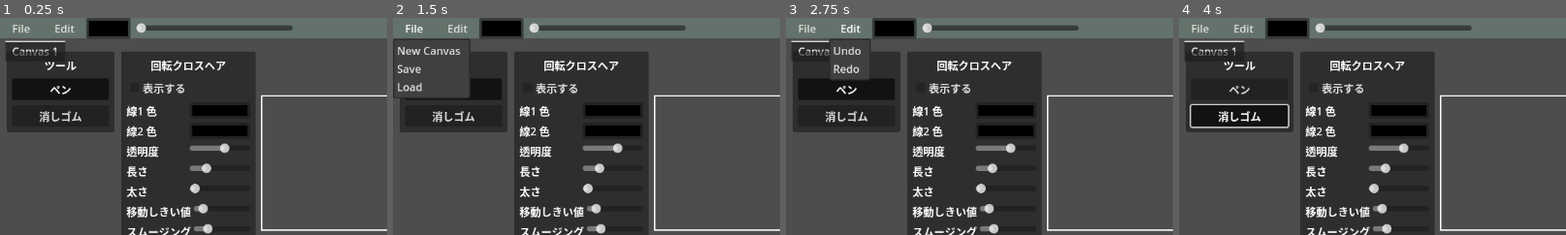
Above: before the commit, frames 1-4 (left to right).
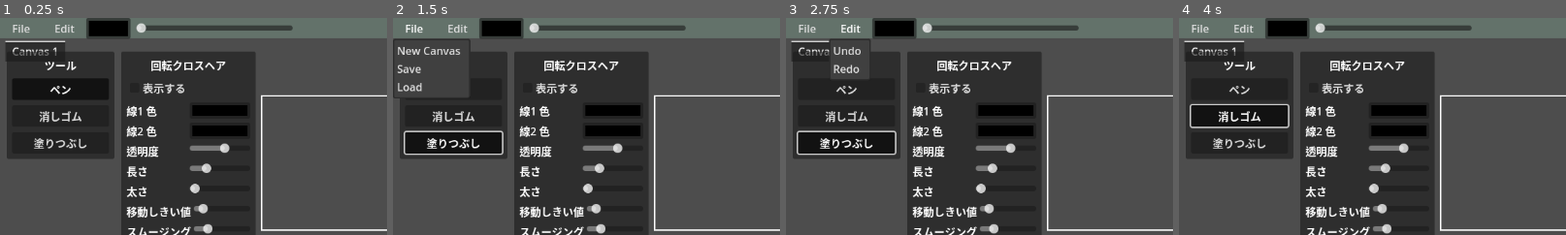
Above: after the commit, the same moments.

Repository: UnchiBurio/peintosoftGodot
Game: Godot game, scene res://Main.tscn
Same seed, same stepped clock (60 frames per second), same inputs: the game is played once before the commit and once after it.
Inputs (mouse positions are % of the whole screen's width and height, from its top left):
- Up to frame 1 (0.25 s): no input
- Up to frame 2 (1.5 s): click (8, 29) at 0.5 s, where only the run after the commit has a clickable "塗りつぶし"; click "File" at 1.25 s
- Up to frame 3 (2.75 s): click "Edit" at 2 s
- Up to frame 4 (4 s): click "ペン" at 2.75 s; click "消しゴム" at 3.5 s
The pictures show only the part of the screen within x 0-50%, y 0-50%; the shares and areas given below are measured in that part.

The runs differ from the first frame. In frame 1, 3.3% of the frame differs, in the area x 1-30%, y 52-65%; in frame 2, 3.4%; in frame 3, 3.4%, in the area x 1-30%, y 31-65%; in frame 4, 3.3%.

Commit message:
Add fill tool for canvas painting

Diff:
--- a/Main.gd
+++ b/Main.gd
@@ -10,6 +10,7 @@
 @onready var layer_manager = $VBoxContainer/LayerManagerScene
 @onready var brush_button: Button = $ToolWindow/MarginContainer/VBoxContainer/BrushButton
 @onready var eraser_button: Button = $ToolWindow/MarginContainer/VBoxContainer/EraserButton
+@onready var fill_button: Button = $ToolWindow/MarginContainer/VBoxContainer/FillButton
 @onready var crosshair_enabled_checkbox: CheckBox = $CrosshairWindow/MarginContainer/VBoxContainer/CrosshairEnabledCheckBox
 @onready var crosshair_primary_color_picker: ColorPickerButton = $CrosshairWindow/MarginContainer/VBoxContainer/CrosshairPrimaryColorRow/CrosshairPrimaryColorPicker
 @onready var crosshair_secondary_color_picker: ColorPickerButton = $CrosshairWindow/MarginContainer/VBoxContainer/CrosshairSecondaryColorRow/CrosshairSecondaryColorPicker
@@ -28,7 +29,7 @@
 var canvas_counter := 0  # 新規キャンバスの連番用
 
 # ツールの状態
-enum Tool {BRUSH, ERASER}
+enum Tool {BRUSH, ERASER, FILL}
 var current_tool = Tool.BRUSH
 var tool_button_group: ButtonGroup
 
@@ -249,33 +250,41 @@
 func _on_eraser_button_pressed():
 	_set_tool(Tool.ERASER)
 
+func _on_fill_button_pressed():
+	_set_tool(Tool.FILL)
+
 func _set_tool(tool: Tool):
 	current_tool = tool
 	_update_tool_buttons()
 
 func _setup_tool_buttons():
-	if !brush_button or !eraser_button:
+	if !brush_button or !eraser_button or !fill_button:
 		return
 
 	if brush_button.button_group:
 		tool_button_group = brush_button.button_group
 	elif eraser_button.button_group:
 		tool_button_group = eraser_button.button_group
+	elif fill_button.button_group:
+		tool_button_group = fill_button.button_group
 	else:
 		tool_button_group = ButtonGroup.new()
 
 	brush_button.toggle_mode = true
 	eraser_button.toggle_mode = true
+	fill_button.toggle_mode = true
 	brush_button.button_group = tool_button_group
 	eraser_button.button_group = tool_button_group
+	fill_button.button_group = tool_button_group
 	_update_tool_buttons()
 
 func _update_tool_buttons():
-	if !brush_button or !eraser_button:
+	if !brush_button or !eraser_button or !fill_button:
 		return
 
 	brush_button.button_pressed = current_tool == Tool.BRUSH
 	eraser_button.button_pressed = current_tool == Tool.ERASER
+	fill_button.button_pressed = current_tool == Tool.FILL
 
 func _on_canvas_updated():
 	if show_navigator:
--- a/Main.tscn
+++ b/Main.tscn
@@ -126,6 +126,13 @@
 button_group = SubResource("ButtonGroup_blarn")
 text = "消しゴム"
 
+[node name="FillButton" type="Button" parent="ToolWindow/MarginContainer/VBoxContainer"]
+layout_mode = 2
+size_flags_horizontal = 3
+toggle_mode = true
+button_group = SubResource("ButtonGroup_blarn")
+text = "塗りつぶし"
+
 [node name="NavigatorViewport" type="SubViewport" parent="."]
 size = Vector2i(200, 200)
 render_target_update_mode = 4
@@ -274,6 +281,7 @@
 
 [connection signal="pressed" from="ToolWindow/MarginContainer/VBoxContainer/BrushButton" to="." method="_on_brush_button_pressed"]
 [connection signal="pressed" from="ToolWindow/MarginContainer/VBoxContainer/EraserButton" to="." method="_on_eraser_button_pressed"]
+[connection signal="pressed" from="ToolWindow/MarginContainer/VBoxContainer/FillButton" to="." method="_on_fill_button_pressed"]
 [connection signal="color_changed" from="ColorPickerButton" to="." method="_on_color_picker_color_changed"]
 [connection signal="value_changed" from="HSlider" to="." method="_on_h_slider_value_changed"]
 [connection signal="toggled" from="CrosshairWindow/MarginContainer/VBoxContainer/CrosshairEnabledCheckBox" to="." method="_on_crosshair_enabled_toggled"]
--- a/canvas/CanvasInput.gd
+++ b/canvas/CanvasInput.gd
@@ -143,6 +143,13 @@
 								if edge != Vector2.ZERO:
 									paint_canvas._start_resize(edge, event.position)
 							else:
+								if main.current_tool == Main.Tool.FILL:
+									if paint_canvas.is_valid_draw_position(local_pos):
+										paint_canvas.start_stroke_recording()
+										paint_canvas.fill_at(local_pos, _get_stroke_color_for_tool(main))
+										paint_canvas.finish_stroke_recording()
+									paint_canvas.get_viewport().set_input_as_handled()
+									return
 								if !paint_canvas.is_drawing:
 									paint_canvas.start_stroke_recording()
 									paint_canvas.commit_line(local_pos, local_pos, _get_stroke_color_for_tool(main), Main.stroke_width)
--- a/canvas/PaintCanvas.gd
+++ b/canvas/PaintCanvas.gd
@@ -407,6 +407,52 @@
 
 	queue_redraw()
 
+func fill_at(position: Vector2, color: Color) -> void:
+	if not _is_position_in_canvas(position):
+		return
+	var start = Vector2i(floor(position.x), floor(position.y))
+	var target_color = _get_color_at_canvas_pos(start)
+	if _colors_match(target_color, color):
+		return
+	var stack: Array[Vector2i] = [start]
+	var visited := {}
+	var modified_chunks := {}
+	var locked_chunks := {}
+
+	while stack.size() > 0:
+		var pos = stack.pop_back()
+		if pos.x < 0 or pos.y < 0 or pos.x >= int(canvas_size.x) or pos.y >= int(canvas_size.y):
+			continue
+		var key = "%d_%d" % [pos.x, pos.y]
+		if visited.has(key):
+			continue
+		visited[key] = true
+
+		var current_color = _get_color_at_canvas_pos(pos)
+		if not _colors_match(current_color, target_color):
+			continue
+
+		_set_color_at_canvas_pos(pos, color, modified_chunks, locked_chunks)
+
+		stack.append(pos + Vector2i(1, 0))
+		stack.append(pos + Vector2i(-1, 0))
+		stack.append(pos + Vector2i(0, 1))
+		stack.append(pos + Vector2i(0, -1))
+
+	for chunk in locked_chunks.keys():
+		chunk.image.unlock()
+
+	for chunk in modified_chunks.values():
+		chunk.mark_dirty()
+		canvas_draw._pending_updates[chunk.position] = chunk
+		canvas_draw.chunk_update_times[chunk.position] = Time.get_ticks_msec()
+		if not chunk in active_chunks:
+			active_chunks.append(chunk)
+
+	canvas_draw.process_pending_updates(true)
+	queue_redraw()
+	emit_signal("canvas_updated")
+
 # チャンク内に塗りつぶし四角形を描画
 func _draw_filled_rect_in_chunk(chunk: CanvasChunk, rect: Rect2, color: Color) -> void:
 	# チャンクの有効範囲を定義
@@ -436,6 +482,33 @@
 	# 左辺
 	canvas_draw.draw_line_in_chunk_optimized(chunk, rect.position,
 		Vector2(rect.position.x, rect.end.y), color, width)
+
+func _colors_match(left: Color, right: Color) -> bool:
+	return left.is_equal_approx(right)
+
+func _get_color_at_canvas_pos(pos: Vector2i) -> Color:
+	if pos.x < 0 or pos.y < 0 or pos.x >= int(canvas_size.x) or pos.y >= int(canvas_size.y):
+		return Color.TRANSPARENT
+	var chunk_pos = _get_chunk_pos(Vector2(pos))
+	if not layers[canvas_layer.current_layer_index].chunks.has(chunk_pos):
+		return Color.TRANSPARENT
+	var chunk = layers[canvas_layer.current_layer_index].chunks[chunk_pos]
+	var local_pos = _get_local_pos(Vector2(pos))
+	return chunk.image.get_pixel(local_pos.x, local_pos.y)
+
+func _set_color_at_canvas_pos(pos: Vector2i, color: Color, modified_chunks: Dictionary, locked_chunks: Dictionary) -> void:
+	var chunk_pos = _get_chunk_pos(Vector2(pos))
+	var chunk = _get_or_create_layer_chunk(canvas_layer.current_layer_index, chunk_pos)
+	if chunk == null:
+		return
+	if not modified_chunks.has(chunk_pos):
+		_record_chunk_state(chunk, canvas_layer.current_layer_index)
+		modified_chunks[chunk_pos] = chunk
+	if not locked_chunks.has(chunk):
+		chunk.image.lock()
+		locked_chunks[chunk] = true
+	var local_pos = _get_local_pos(Vector2(pos))
+	chunk.image.set_pixel(local_pos.x, local_pos.y, color)
 
 # プレビュー描画用のメソッド
 func draw_preview_rect(rect: Rect2, color: Color, filled: bool = false, width: float = 1.0) -> void:
